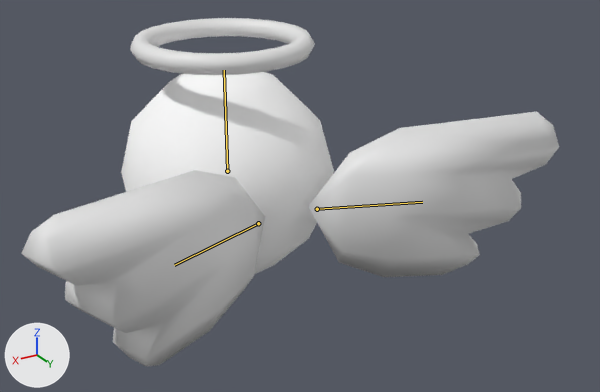
One commit to the Blender file Buypartisan/Assets/Models/Hats/Angel.blend: the scene before it, then after it.
Both versions are drawn from a camera (50 mm lens) standing at (0.879, 1.831, 0.797) and looking at (-0.072, 0.246, 0.005). The axes (+X, +Y, +Z) are drawn at lower left. The lights are the same throughout. Both versions are drawn at frame 33 of the action 'Flutter2'; the numbers are the values there. The bones that bend it are drawn over the model as lines.
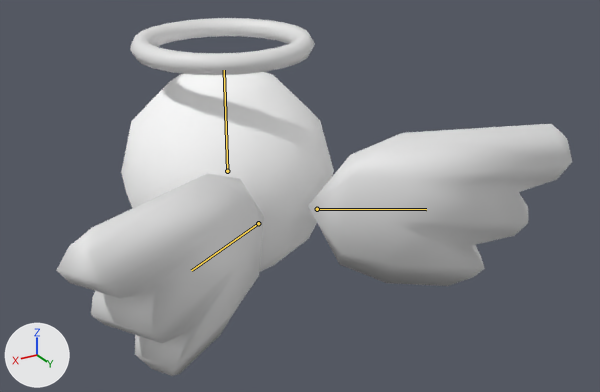
Where the change shows, as pixel boxes (x1, y1, x2, y2) in the pictures (600 x 392 px):
'Circle', posed
    before: (21, 112, 559, 366)
    after: (56, 124, 572, 376)
bone 'Bone.001', root to tip
    before: (258, 223) to (174, 265)
    after: (258, 223) to (191, 270)
bone 'Bone.002', root to tip
    before: (317, 209) to (422, 202)
    after: (317, 209) to (426, 209)

The edits, one by one:
Bone 'Bone.001' (bone_bone_001) turns from (10, 0, 0) to (0, 0, 0) degrees about its own x, y and z.
Bone 'Bone.002' (bone_bone_002) turns from (-10, 0, 0) to (0, 0, 0) degrees about its own x, y and z.
